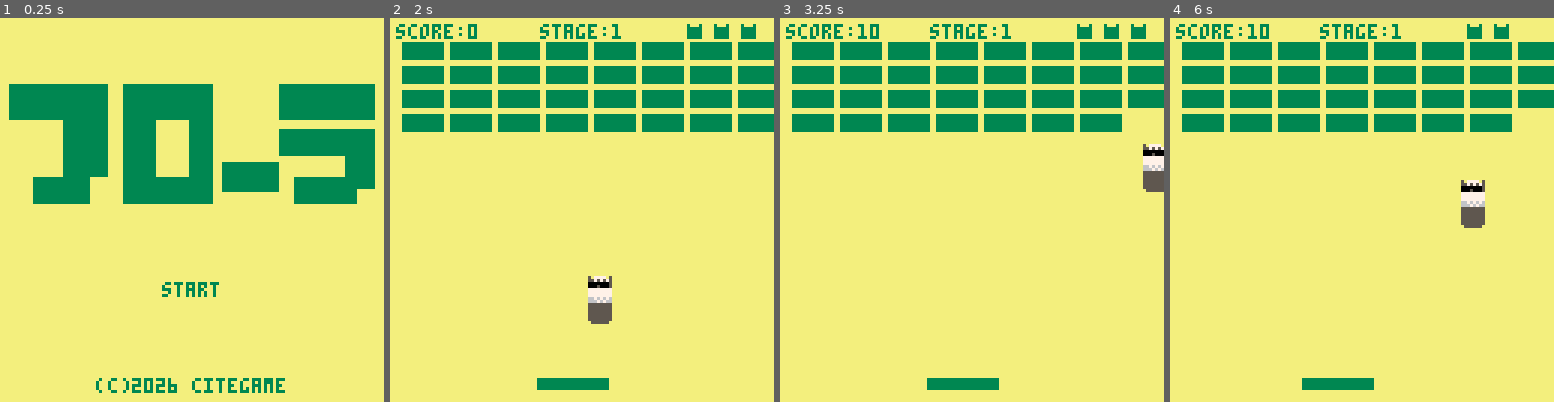
Above: before the commit, frames 1-4 (left to right).
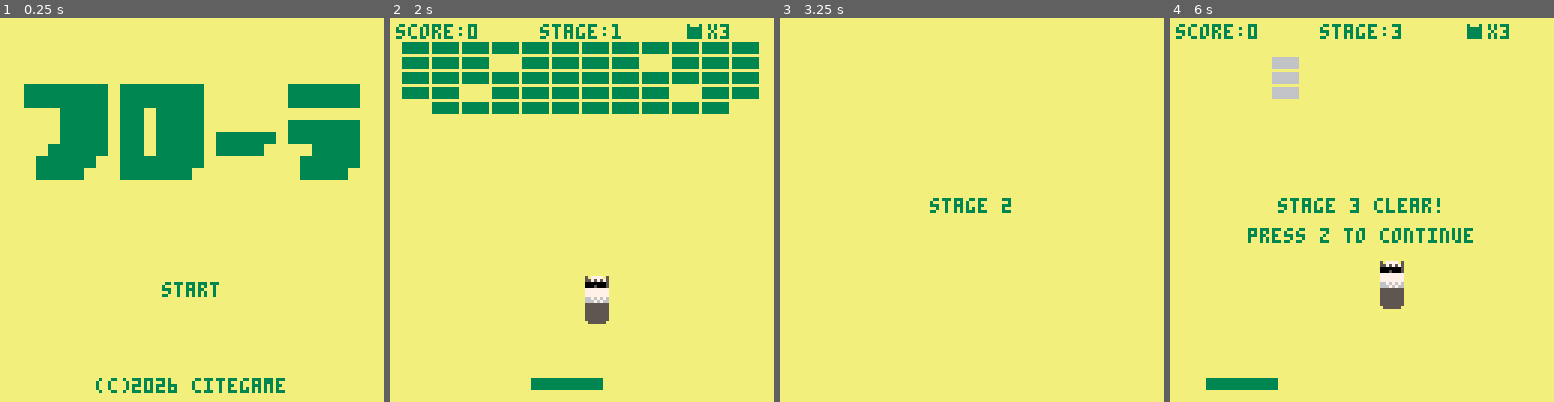
Above: after the commit, the same moments.

Repository: yasuharashigeru/AI-work
Game: PICO-8 cartridge Pico8/breakout/breakout.p8
Same seed, same stepped clock (60 frames per second), same inputs: the game is played once before the commit and once after it.
Inputs:
- Up to frame 1 (0.25 s): no input
- Up to frame 2 (2 s): tap O (Z key) at 0.33, 0.7, 1.43 s; tap X (X key) at 1.07 s; hold Left from 1.97 s (still down)
- Up to frame 3 (3.25 s): tap X (X key) every 0.33 s from 2.07 to 3.07 s; tap O (Z key) at 2.22, 3.1 s; release Left at 2.37 s; hold Down 2.42-2.82 s; hold Right from 2.87 s (still down)
- Up to frame 4 (6 s): tap X (X key) every 0.33 s from 3.4 to 5.73 s; release Right at 3.53 s; hold Up 3.58-4.08 s; tap O (Z key) at 3.98, 4.87, 5.75 s; hold Right 4.13-4.53 s; hold Down 4.58-5.08 s; hold Left 5.13-5.8 s; hold Up from 5.85 s (still down)

The runs differ from the first frame. In frame 1, 13% of the frame differs, in the area x 2-98%, y 17-49%; in frame 2, 13%; in frame 3, 18%; in frame 4, 20%, in the area x 3-100%, y 1-97%.

Commit message:
Pico8: add victory dance with confetti finale to breakout
Winning stage 5 now plays an inchworm-crawl dance synced to a
generated bgm loop, ending with a centered pose, closing stinger,
and falling confetti.

Diff:
--- a/Pico8/breakout/breakout.p8
+++ b/Pico8/breakout/breakout.p8
@@ -9,13 +9,74 @@
 	pal(4, 135, 1)  -- color 4 displays as hidden color 135, used for stage background
 	palt(0, false)  -- color 0 (black) no longer transparent
 	palt(8, true)   -- color 8 (red) is transparent instead
+	frame_count = 0
 	game_state = "title" -- title / stage_door / play / stage_clear / win / lose
 end
+
+confetti_colors = {8, 9, 10, 11, 12, 14, 15} -- bright colors only, no black/bg/dark shades
+
+-- x = breakable brick, # = unbreakable brick, . = empty
+-- difficulty comes entirely from these layouts, not from speed/paddle size
+-- (smaller bricks + a 12-wide grid give more room for corridors/chambers)
+stage_layouts = {
+	{
+		"xxxxxxxxxxxx",
+		"xxx.xxxx.xxx",
+		"xxxxxxxxxxxx",
+		"xx.xxxxxx.xx",
+		".xxxxxxxxxx."
+	},
+	{
+		-- only the front (top) row has concrete blocks, pushed out to
+		-- the edges so they don't squeeze the middle
+		"xxxxxxxxxxxx",
+		"x#xxxxxxxx#x",
+		"xxxxxxxxxxxx",
+		"xxx.xxxx.xxx",
+		"xxxxxxxxxxxx",
+		"xxxxxxxxxxxx"
+	},
+	{
+		-- corridor along the left edge; sneak the ball down alongside
+		-- the concrete wall, then it bursts into the chamber below
+		"...xxxxxxxxx",
+		"...#xxxxxxxx",
+		"...#xxxxxxxx",
+		"...#xxxxxxxx",
+		"xxxxxxxxxxxx",
+		"xxxxxxxxxxxx",
+		"xxxxxxxxxxxx"
+	},
+	{
+		"#xxxxxxxxxx#",
+		"x.x.x.x.x.x.",
+		".x.x.x.x.x.x",
+		"x.x.x.x.x.x.",
+		"#xxxxxxxxxx#",
+		"xx#xxxxxx#xx"
+	},
+	{
+		-- two parallel corridors this time, into a wider chamber
+		"xxxxxxxxxxxx",
+		"x#x#....#x#x",
+		"x#x#....#x#x",
+		"xx.#....#.xx",
+		"xx..xxxx..xx",
+		"xxxxxxxxxxxx",
+		"xxxxxxxxxxxx",
+		"x#xxxxxxxx#x"
+	}
+}
 
 function start_game()
 	stage = 1
 	score = 0
 	lives = 3
+	next_1up = 1000
+	oneup_timer = 0
+	frame_count = 0
+	paddle_big = false -- paddle-size item: no timer, lasts until a miss
+	debug_invincible = false -- debug: down arrow toggles no-life-loss
 	game_state = "stage_door"
 	door_timer = 45
 end
@@ -24,52 +85,106 @@
 	paddle = {
 		x = 0,
 		y = 120,
-		base_w = max(16, 24 - (stage - 1) * 2),
+		base_w = 24,
 		h = 4,
-		speed = 3
+		speed = 5
 	}
 	paddle.w = paddle.base_w
 	paddle.x = (128 - paddle.w) / 2
 
 	balls = {}
-	add(balls, {
+	local first_ball = add(balls, {
 		x = 64,
 		y = 100,
-		dx = 1,
-		dy = -1,
 		hw = 4,
 		hh = 8,
-		speed = 1.5 + (stage - 1) * 0.3,
-		flash = 0
+		speed = 1.8,
+		flash = 0,
+		pink = false,
+		bebetori = 0
 	})
+	set_dir(first_ball, 1, -1)
 
 	items = {}
 
+	catch_timer = 0
+	bebetori_intro_timer = 0
+	bebetori_target = nil
+
 	bricks = {}
-	local rows = 3 + stage
-	local cols = 8
-	local brick_w = 14
-	local brick_h = 6
-	for row = 0, rows - 1 do
-		for col = 0, cols - 1 do
-			add(bricks, {
-				x = col * (brick_w + 2) + 4,
-				y = row * (brick_h + 2) + 8,
-				w = brick_w,
-				h = brick_h,
-				alive = true,
-				img_x = 0,
-				has_item = false
-			})
-		end
-	end
-
-	bricks[flr(rnd(#bricks)) + 1].has_item = true
+	local brick_w = 9
+	local brick_h = 4
+	local layout = stage_layouts[stage]
+	for row = 1, #layout do
+		local rowstr = layout[row]
+		for col = 1, #rowstr do
+			local ch = sub(rowstr, col, col)
+			if ch != "." then
+				add(bricks, {
+					x = (col - 1) * (brick_w + 1) + 4,
+					y = (row - 1) * (brick_h + 1) + 8,
+					w = brick_w,
+					h = brick_h,
+					alive = true,
+					has_item = false,
+					breakable = (ch != "#")
+				})
+			end
+		end
+	end
+
+	-- hide 3-4 items among the breakable bricks. each kind appears at most
+	-- once per stage, except speed reset (1) which can show up multiple
+	-- times since it's a relief valve for the ever-rising ball speed
+	-- (0=split/classic 1=speed reset 2=paddle x1.5 3=catch 4=bebetori)
+	local breakable_list = {}
+	for b in all(bricks) do
+		if b.breakable then add(breakable_list, b) end
+	end
+	local kinds_left = {0, 1, 2, 3, 4}
+	local item_count = min(#breakable_list, 3 + flr(rnd(2)))
+	for i = 1, item_count do
+		local idx = flr(rnd(#breakable_list)) + 1
+		local br = breakable_list[idx]
+		br.has_item = true
+		local kidx = flr(rnd(#kinds_left)) + 1
+		local picked = kinds_left[kidx]
+		br.item_kind = picked
+		if picked != 1 then
+			del(kinds_left, picked)
+		end
+		del(breakable_list, br)
+	end
 end
 
--- paddle width follows how many split balls remain: 3 balls = 3x, 2 = 2x, 1 (or 0) = normal
+-- sets a ball's direction from a raw (dx,dy) vector, normalized to length
+-- 1 so the actual on-screen speed is always exactly ball.speed, no matter
+-- how steep the angle is (an un-normalized angle made sharper hits move
+-- faster than straight ones, which felt like unintended extra speed)
+function set_dir(ball, dx, dy)
+	local mag = sqrt(dx * dx + dy * dy)
+	if mag > 0 then
+		ball.dx = dx / mag
+		ball.dy = dy / mag
+	else
+		ball.dx = 0
+		ball.dy = -1
+	end
+end
+
+-- while split (pink flora out), paddle is 3x, taking priority over the
+-- paddle-size item's 1.5x (they don't stack; 3x wins if both are active)
 function update_paddle_width()
-	local mult = mid(1, #balls, 3)
+	local mult = 1
+	local split_active = false
+	for ball in all(balls) do
+		if ball.pink then split_active = true end
+	end
+	if split_active then
+		mult = 3
+	elseif paddle_big then
+		mult = 1.5
+	end
 	local new_w = paddle.base_w * mult
 	paddle.x -= (new_w - paddle.w) / 2
 	paddle.w = new_w
@@ -77,6 +192,8 @@
 end
 
 function _update()
+	frame_count += 1
+
 	if game_state == "title" then
 		if btnp(4) then
 			start_game()
@@ -103,6 +220,127 @@
 		return
 	end
 
+	if game_state == "bebetori_intro" then
+		bebetori_intro_timer -= 1
+		if bebetori_intro_timer <= 0 then
+			bebetori_target.bebetori = 450
+			bebetori_target = nil
+			game_state = "play"
+		end
+		return
+	end
+
+	if game_state == "bonus" then
+		bonus_timer -= 1
+
+		-- brief pause before the flora start sliding to the center
+		if bonus_timer <= 90 then
+			for ball in all(balls) do
+				if ball.pink then
+					ball.x += (ball.target_x - ball.x) * 0.2
+					ball.y += (ball.target_y - ball.y) * 0.2
+				end
+			end
+		end
+
+		if bonus_timer == 60 then
+			for ball in all(balls) do
+				if ball.pink then bonus_total += 200 end
+			end
+			score += bonus_total
+			sfx(7)
+		end
+
+		if bonus_timer <= 0 then
+			if stage >= 5 then
+				game_state = "win"
+				win_timer = 0
+				dance_state = "crawl_r"
+				dance_x = 24
+				dance_phase_timer = 0
+				dance_trips = 0
+				sfx(5)
+				music(0)
+			else
+				game_state = "stage_clear"
+				clear_timer = 60
+				sfx(5)
+			end
+		end
+		return
+	end
+
+	if game_state == "win" then
+		win_timer += 1
+
+		-- victory dance: inchworm-crawl right (thrust on 32/33, anchor on
+		-- 34/35, ~8fps alternation), hold on 36/37 at the edge, then mirror
+		-- and crawl back left; after a couple round trips, cut the loop and
+		-- settle on 36/37 dead center for the bgm's closing stinger
+		if dance_state == "crawl_r" or dance_state == "crawl_l" then
+			dance_phase_timer += 1
+			local pose_idx = flr(dance_phase_timer / 4) % 2 -- 0=thrust 1=anchor
+			local dir = (dance_state == "crawl_r") and 1 or -1
+			if pose_idx == 0 then
+				dance_x += dir * 2 -- 8px per 4-frame thrust
+			end
+			if dance_state == "crawl_r" and dance_x >= 104 then
+				dance_x = 104
+				dance_state = "hold_r"
+				dance_phase_timer = 0
+			elseif dance_state == "crawl_l" and dance_x <= 24 then
+				dance_x = 24
+				dance_state = "hold_l"
+				dance_phase_timer = 0
+			end
+		elseif dance_state == "hold_r" or dance_state == "hold_l" then
+			dance_phase_timer += 1
+			if dance_phase_timer >= 20 then
+				dance_phase_timer = 0
+				if dance_state == "hold_r" then
+					dance_state = "crawl_l"
+				else
+					dance_trips += 1
+					if dance_trips >= 2 then
+						dance_state = "finale"
+						music(-1)
+						sfx(11)
+						confetti = {}
+						for i = 1, 40 do
+							add(confetti, {
+								x = rnd(128),
+								y = rnd(128) - 128,
+								c = confetti_colors[flr(rnd(#confetti_colors)) + 1],
+								speed = 0.5 + rnd(1),
+								phase = rnd(1)
+							})
+						end
+					else
+						dance_state = "crawl_r"
+					end
+				end
+			end
+		elseif dance_state == "finale" then
+			-- confetti keeps drifting down and re-spawning at the top
+			-- forever, each flake swaying side to side as it falls
+			for p in all(confetti) do
+				p.y += p.speed
+				p.x += sin(p.phase + frame_count * 0.05) * 0.6
+				if p.y > 128 then
+					p.y = -4 - rnd(20)
+					p.x = rnd(128)
+					p.c = confetti_colors[flr(rnd(#confetti_colors)) + 1]
+				end
+			end
+		end
+
+		if btnp(4) then
+			music(-1)
+			_init()
+		end
+		return
+	end
+
 	if game_state != "play" then
 		if btnp(4) then
 			_init()
@@ -111,67 +349,191 @@
 	end
 
 	-- paddle input
-	if btn(0) then paddle.x -= paddle.speed end
-	if btn(1) then paddle.x += paddle.speed end
+	local paddle_move = 0
+	if btn(0) then
+		paddle.x -= paddle.speed
+		paddle_move = -1
+	end
+	if btn(1) then
+		paddle.x += paddle.speed
+		paddle_move = 1
+	end
 	paddle.x = mid(0, paddle.x, 128 - paddle.w)
+
+	-- launch any balls currently stuck to the paddle (catch item):
+	-- angled opposite to whichever way the paddle is moving right now
+	if btnp(4) then
+		for ball in all(balls) do
+			if ball.stuck then
+				ball.stuck = false
+				set_dir(ball, -paddle_move * 0.8, -1)
+			end
+		end
+	end
+
+	-- debug: x button instantly clears the stage
+	if btnp(5) then
+		for b in all(bricks) do
+			if b.breakable then
+				b.alive = false
+			end
+		end
+	end
+
+	-- debug: down arrow toggles "no life lost on miss" (up/down aren't
+	-- used for anything else in this game)
+	if btnp(3) then
+		debug_invincible = not debug_invincible
+	end
+
+	-- debug: up arrow instantly jumps to the win/dance screen, to check
+	-- the victory dance without clearing all 5 stages first
+	if btnp(2) then
+		game_state = "win"
+		win_timer = 0
+		dance_state = "crawl_r"
+		dance_x = 24
+		dance_phase_timer = 0
+		dance_trips = 0
+		sfx(5)
+		music(0)
+	end
 
 	-- balls: movement + collisions
 	for ball in all(balls) do
-		ball.x += ball.dx * ball.speed
-		ball.y += ball.dy * ball.speed
-
-		if ball.flash > 0 then
-			ball.flash -= 1
-		end
-
-		-- each ball may only reverse vertically once per frame, otherwise
-		-- overlapping triggers (e.g. top wall + a brick at the same time)
-		-- can flip dy twice and cancel out, leaving the ball stuck
-		local dy_bounced = false
-
-		-- wall bounce
-		if ball.x - ball.hw < 0 or ball.x + ball.hw > 128 then
-			ball.dx = -ball.dx
-			sfx(2)
-		end
-		if ball.y - ball.hh < 0 then
-			ball.dy = -ball.dy
-			dy_bounced = true
-			sfx(2)
-		end
-
-		-- paddle collision
-		if not dy_bounced
-		and ball.dy > 0
-		and ball.y + ball.hh >= paddle.y
-		and ball.y + ball.hh <= paddle.y + paddle.h
-		and ball.x + ball.hw >= paddle.x
-		and ball.x - ball.hw <= paddle.x + paddle.w then
-			ball.dy = -ball.dy
-			dy_bounced = true
-			local hit_pos = (ball.x - paddle.x) / paddle.w - 0.5
-			ball.dx = hit_pos * 2
-			sfx(1)
-		end
-
-		-- brick collision
-		for b in all(bricks) do
-			if b.alive
-			and ball.x + ball.hw > b.x
-			and ball.x - ball.hw < b.x + b.w
-			and ball.y + ball.hh > b.y
-			and ball.y - ball.hh < b.y + b.h then
-				b.alive = false
-				score += 10
-				sfx(0)
-				if not dy_bounced then
-					ball.dy = -ball.dy
+		if ball.bebetori > 0 then
+			ball.bebetori -= 1
+		end
+
+		if ball.stuck then
+			-- caught by the paddle: stay at the same spot on the paddle
+			-- (where it was actually caught) and follow it until launched
+			ball.x = paddle.x + mid(0, ball.stick_offset, paddle.w)
+			ball.y = paddle.y - ball.hh
+			if ball.flash > 0 then
+				ball.flash -= 1
+			end
+		else
+			ball.x += ball.dx * ball.speed
+			ball.y += ball.dy * ball.speed
+
+			if ball.flash > 0 then
+				ball.flash -= 1
+			end
+
+			-- each ball may only reverse per axis once per frame, otherwise
+			-- overlapping triggers (e.g. a wall and a brick at the same time)
+			-- can flip a direction twice and cancel out, leaving the ball stuck
+			local dx_bounced = false
+			local dy_bounced = false
+
+			-- wall bounce (also push the ball back to the boundary and
+			-- guarantee it's moving away, or it can keep re-triggering
+			-- for several frames and look "stuck" vibrating at the edge)
+			if ball.x - ball.hw < 0 then
+				ball.x = ball.hw
+				ball.dx = max(0.3, abs(ball.dx))
+				dx_bounced = true
+				sfx(2)
+			elseif ball.x + ball.hw > 128 then
+				ball.x = 128 - ball.hw
+				ball.dx = -max(0.3, abs(ball.dx))
+				dx_bounced = true
+				sfx(2)
+			end
+			if ball.y - ball.hh < 0 then
+				ball.y = ball.hh
+				ball.dy = max(0.3, abs(ball.dy))
+				dy_bounced = true
+				sfx(2)
+			end
+
+			-- paddle collision
+			if not dy_bounced
+			and ball.dy > 0
+			and ball.y + ball.hh >= paddle.y
+			and ball.y + ball.hh <= paddle.y + paddle.h
+			and ball.x + ball.hw >= paddle.x
+			and ball.x - ball.hw <= paddle.x + paddle.w then
+				if catch_timer > 0 then
+					ball.stuck = true
+					ball.stick_offset = ball.x - paddle.x
+					ball.dx = 0
+					ball.dy = 0
 					dy_bounced = true
+					sfx(1)
+				else
+					local hit_pos = (ball.x - paddle.x) / paddle.w - 0.5
+					set_dir(ball, hit_pos * 2, -ball.dy)
+					dy_bounced = true
+					ball.speed = min(4, ball.speed + 0.1) -- arkanoid-style: speeds up on every paddle hit
+					sfx(1)
 				end
-				if b.has_item then
-					add(items, {x = b.x + b.w / 2, y = b.y + b.h / 2})
+			end
+
+			-- brick collision
+			for b in all(bricks) do
+				if b.alive
+				and ball.x + ball.hw > b.x
+				and ball.x - ball.hw < b.x + b.w
+				and ball.y + ball.hh > b.y
+				and ball.y - ball.hh < b.y + b.h then
+					-- bebetori destroys and pierces straight through any
+					-- brick, breakable or not; only the ball currently
+					-- under the bebetori effect gets this
+					local pierce = ball.bebetori > 0
+
+					if not pierce then
+						-- figure out which side got hit (smaller overlap =
+						-- the side just grazed), then push the ball back
+						-- outside the brick so it can't re-trigger next
+						-- frame and get stuck vibrating against it
+						local overlap_x = min(ball.x + ball.hw, b.x + b.w) - max(ball.x - ball.hw, b.x)
+						local overlap_y = min(ball.y + ball.hh, b.y + b.h) - max(ball.y - ball.hh, b.y)
+						if overlap_x < overlap_y then
+							if not dx_bounced then
+								if ball.x < b.x + b.w / 2 then
+									ball.x -= overlap_x
+									ball.dx = -abs(ball.dx)
+								else
+									ball.x += overlap_x
+									ball.dx = abs(ball.dx)
+								end
+								dx_bounced = true
+							end
+						else
+							if not dy_bounced then
+								if ball.y < b.y + b.h / 2 then
+									ball.y -= overlap_y
+									ball.dy = -abs(ball.dy)
+								else
+									ball.y += overlap_y
+									ball.dy = abs(ball.dy)
+								end
+								dy_bounced = true
+							end
+						end
+						if not b.breakable then
+							sfx(9)
+						end
+					end
+
+					if b.breakable or pierce then
+						b.alive = false
+						score += 10
+						sfx(0)
+						while score >= next_1up do
+							lives += 1
+							next_1up += 1000
+							oneup_timer = 60
+							sfx(6)
+						end
+						if b.has_item then
+							add(items, {x = b.x + b.w / 2, y = b.y + b.h / 2, kind = b.item_kind})
+						end
+					end
+					break
 				end
-				break
 			end
 		end
 	end
@@ -184,63 +546,138 @@
 		and it.y - 4 <= paddle.y + paddle.h
 		and it.x + 4 >= paddle.x
 		and it.x - 4 <= paddle.x + paddle.w then
-			local t = balls[1]
-			balls = {}
-			add(balls, {x = t.x, y = t.y, dx = -0.3, dy = -1, hw = 4, hh = 8, speed = t.speed, flash = 15})
-			add(balls, {x = t.x, y = t.y, dx = 0, dy = -1, hw = 4, hh = 8, speed = t.speed, flash = 15})
-			add(balls, {x = t.x, y = t.y, dx = 0.3, dy = -1, hw = 4, hh = 8, speed = t.speed, flash = 15})
+			if it.kind == 1 then
+				-- speed reset
+				for ball in all(balls) do
+					ball.speed = 1.8
+				end
+				sfx(5)
+			elseif it.kind == 2 then
+				-- paddle x1.5, lasts until the next miss (no timer)
+				paddle_big = true
+				sfx(5)
+			elseif it.kind == 3 then
+				-- catch + launch for 15s
+				catch_timer = 450
+				sfx(5)
+			elseif it.kind == 4 then
+				-- bebetori: only affects the main (non-pink) ball, even if
+				-- split; a big paused announcement plays first, then it
+				-- pierces blocks for 15s
+				for ball in all(balls) do
+					if not ball.pink then
+						bebetori_target = ball
+					end
+				end
+				bebetori_intro_timer = 45
+				game_state = "bebetori_intro"
+				sfx(8)
+			else
+				-- classic: adds 2 pink flora at an angle; the original ball
+				-- keeps going straight and stays its normal color
+				local t = balls[1]
+				balls = {}
+				add(balls, {x = t.x, y = t.y, dx = t.dx, dy = t.dy, hw = 4, hh = 8, speed = t.speed, flash = 15, pink = false, bebetori = t.bebetori or 0})
+				local pink_l = add(balls, {x = t.x, y = t.y, hw = 4, hh = 8, speed = t.speed, flash = 15, pink = true, bebetori = 0})
+				set_dir(pink_l, -0.3, -1)
+				local pink_r = add(balls, {x = t.x, y = t.y, hw = 4, hh = 8, speed = t.speed, flash = 15, pink = true, bebetori = 0})
+				set_dir(pink_r, 0.3, -1)
+				sfx(5)
+			end
 			del(items, it)
-			sfx(5)
 		elseif it.y > 128 then
 			del(items, it)
 		end
 	end
 
-	-- remove balls that fell off the bottom
+	-- remove balls that fell off the bottom; losing the main (non-pink)
+	-- ball is always a miss, even if pink flora are still in play
+	local main_died = false
 	for ball in all(balls) do
 		if ball.y - ball.hh > 128 then
+			if not ball.pink then
+				main_died = true
+			end
 			del(balls, ball)
 		end
 	end
+	if main_died then
+		balls = {}
+	end
 
 	if #balls == 0 then
-		lives -= 1
+		if not debug_invincible then
+			lives -= 1
+		end
+		paddle_big = false
 		sfx(3)
 		if lives <= 0 then
 			game_state = "lose"
 			sfx(4)
 		else
-			add(balls, {
-				x = 64, y = 100, dx = 1, dy = -1,
+			local new_ball = add(balls, {
+				x = 64, y = 100,
 				hw = 4, hh = 8,
-				speed = 1.5 + (stage - 1) * 0.3,
-				flash = 0
+				speed = 1.8,
+				flash = 0,
+				pink = false,
+				bebetori = 0
 			})
+			set_dir(new_ball, 1, -1)
 		end
 	end
 
 	update_paddle_width()
 
-	-- clear check
+	if oneup_timer > 0 then
+		oneup_timer -= 1
+	end
+	if catch_timer > 0 then
+		catch_timer -= 1
+	end
+
+	-- clear check (unbreakable bricks never die, so they don't count)
 	local remaining = 0
 	for b in all(bricks) do
-		if b.alive then remaining += 1 end
+		if b.alive and b.breakable then remaining += 1 end
 	end
 	if remaining == 0 then
-		if stage >= 5 then
+		local pink_count = 0
+		for ball in all(balls) do
+			if ball.pink then pink_count += 1 end
+		end
+		if pink_count > 0 then
+			game_state = "bonus"
+			bonus_timer = 120
+			bonus_total = 0
+			local spacing = 16
+			local start_x = 64 - (pink_count - 1) * spacing / 2
+			local i = 0
+			for ball in all(balls) do
+				if ball.pink then
+					ball.target_x = start_x + i * spacing
+					ball.target_y = 64
+					i += 1
+				end
+			end
+		elseif stage >= 5 then
 			game_state = "win"
+			sfx(5)
 		else
 			game_state = "stage_clear"
 			clear_timer = 60
-		end
-		sfx(5)
+			sfx(5)
+		end
 	end
 end
 
 function _draw()
 	if game_state == "title" then
 		cls(4)
-		sspr(0, 16, 128, 40, 0, 22)
+		-- logo: sprites 22,23 + only x64-69 of 24 (6px, not the full 8),
+		-- then sprite 25, all at 4x size
+		sspr(48, 8, 22, 8, 4, 22, 88, 32)
+		sspr(72, 8, 8, 8, 92, 22, 32, 32)
 		print("start", 54, 88, 3)
 		print("(c)2026 citegame", 32, 120, 3)
 		return
@@ -252,45 +689,121 @@
 		return
 	end
 
+	if game_state == "bonus" then
+		cls(4)
+		for ball in all(balls) do
+			if ball.pink then
+				for c = 0, 15 do pal(c, 14) end
+				sspr(0, 0, 8, 16, ball.x - ball.hw, ball.y - ball.hh)
+				for c = 0, 15 do pal(c, c) end
+			end
+		end
+		if bonus_timer <= 60 then
+			print("bonus +"..bonus_total, 40, 80, 8)
+		end
+		return
+	end
+
+	if game_state == "win" then
+		-- solid yellow, no hud/bricks/paddle clutter: just the dance,
+		-- with the dance+caption as one group centered on screen
+		-- (32px sprite + 8px gap + 8px text = 48px tall, so top = (128-48)/2)
+		cls(4)
+		local flip = (dance_state == "crawl_l" or dance_state == "hold_l")
+		local sx
+		if dance_state == "crawl_r" or dance_state == "crawl_l" then
+			local pose_idx = flr(dance_phase_timer / 4) % 2
+			sx = (pose_idx == 0) and 0 or 16
+		else
+			sx = 32
+		end
+		local draw_x = (dance_state == "finale") and 64 or dance_x
+		sspr(sx, 16, 16, 16, draw_x - 16, 40, 32, 32, flip)
+		print("congratulations!", 32, 80, 3)
+
+		if dance_state == "finale" then
+			-- flicker: each flake blinks on/off on its own phase, so the
+			-- whole flurry twinkles instead of falling as solid dots
+			for p in all(confetti) do
+				if (frame_count + flr(p.phase * 20)) % 5 != 0 then
+					rectfill(p.x, p.y, p.x + 1, p.y + 1, p.c)
+				end
+			end
+		end
+		return
+	end
+
 	cls(4)
 
 	for b in all(bricks) do
 		if b.alive then
-			sspr(b.img_x, 8, 14, 6, b.x, b.y, b.w, b.h)
-		end
-	end
-
-	sspr(8, 0, 24, 4, paddle.x, paddle.y, paddle.w, paddle.h)
+			if b.breakable then
+				sspr(40, 0, 14, 6, b.x, b.y, b.w, b.h)
+			else
+				rectfill(b.x, b.y, b.x + b.w - 1, b.y + b.h - 1, 6)
+			end
+		end
+	end
+
+	sspr(16, 0, 24, 4, paddle.x, paddle.y, paddle.w, paddle.h)
 
 	for ball in all(balls) do
-		if ball.flash > 0 and ball.flash % 4 < 2 then
-			for c = 0, 15 do pal(c, 7) end
-			sspr(64, 0, 8, 16, ball.x - ball.hw, ball.y - ball.hh)
-			for c = 0, 15 do pal(c, c) end
+		if ball.bebetori > 0 then
+			-- bebetori: alternate sprite, blinks light blue for extra flair
+			if frame_count % 4 < 2 then
+				sspr(8, 0, 8, 16, ball.x - ball.hw, ball.y - 8)
+			else
+				for c = 0, 15 do pal(c, 12) end
+				sspr(8, 0, 8, 16, ball.x - ball.hw, ball.y - 8)
+				for c = 0, 15 do pal(c, c) end
+			end
 		else
-			sspr(64, 0, 8, 16, ball.x - ball.hw, ball.y - ball.hh)
-		end
-	end
-
+			local tint = nil
+			if ball.flash > 0 and ball.flash % 4 < 2 then
+				tint = 7
+			elseif ball.pink then
+				tint = 14
+			end
+			if tint then
+				for c = 0, 15 do pal(c, tint) end
+				sspr(0, 0, 8, 16, ball.x - ball.hw, ball.y - ball.hh)
+				for c = 0, 15 do pal(c, c) end
+			else
+				sspr(0, 0, 8, 16, ball.x - ball.hw, ball.y - ball.hh)
+			end
+		end
+	end
+
+	-- each item kind has its own fish sprite:
+	-- 0=classic(12) 1=speed reset(8) 2=paddle size(9) 3=catch(10)
+	-- 4=bebetori (blinks between 8 and 11)
+	local item_sprites = {[0] = 12, [1] = 8, [2] = 9, [3] = 10}
 	for it in all(items) do
-		spr(10, it.x - 4, it.y - 4)
+		if it.kind == 4 then
+			spr((frame_count % 4 < 2) and 8 or 11, it.x - 4, it.y - 4)
+		else
+			spr(item_sprites[it.kind], it.x - 4, it.y - 4)
+		end
 	end
 
 	print("score:"..score, 2, 2, 3)
 	print("stage:"..stage, 50, 2, 3)
-	for i = 1, lives do
-		spr(9, 96 + (i - 1) * 9, 2)
+	spr(7, 96, 2)
+	print("x"..lives, 106, 2, 3)
+
+	if oneup_timer > 0 then
+		print("1up!", 56, 60, 8)
 	end
 
 	if game_state == "stage_clear" then
 		print("stage "..stage.." clear!", 36, 60, 3)
 		print("press z to continue", 26, 70, 3)
-	elseif game_state == "win" then
-		print("you win!", 44, 60, 3)
-		print("press z to restart", 24, 70, 3)
 	elseif game_state == "lose" then
 		print("game over", 44, 60, 3)
 		print("press z to restart", 24, 70, 3)
+	elseif game_state == "bebetori_intro" then
+		-- "bebetori" logo sprites (4-7), drawn 2x size over the frozen scene
+		sspr(16, 8, 32, 8, 32, 56, 64, 16)
 	end
 end
 
Not shown, changed: 121 lines of the sprite sheet (__gfx__) section of Pico8/breakout/breakout.p8
Not shown, changed: the thumbnail (__label__) section of Pico8/breakout/breakout.p8
Not shown, changed: the music (__music__) section of Pico8/breakout/breakout.p8
Not shown, changed: the sound effects (__sfx__) section of Pico8/breakout/breakout.p8
Not shown, changed: Pico8/breakout/web/breakout.js
